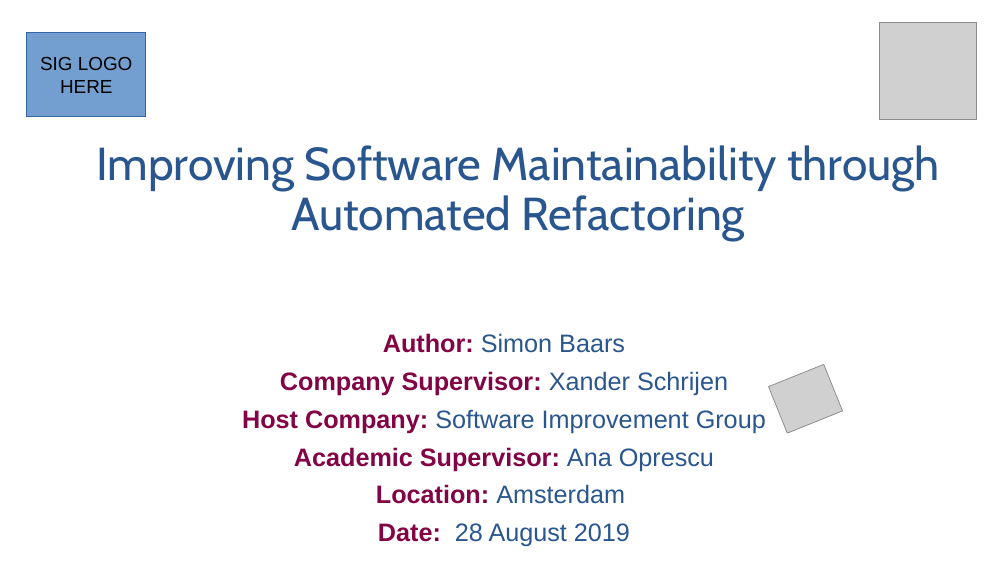
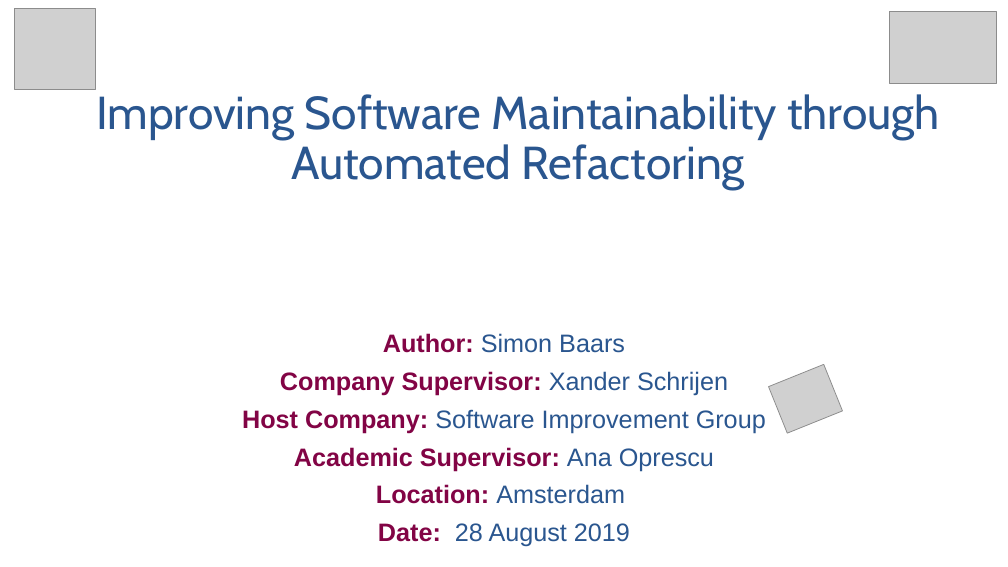
Before and after one commit to SimonBaars/Master-Thesis-Simon-Baars, a slide deck: slide 1 of presentations/FinalPresentation.odp. Drawn at 1008x567 pixels with LibreOffice and Linux fonts; fonts in the diff are those of the drawing; grey boxes stand for pictures. Boxes give left, top, right and bottom in pixels: in the first picture for what was removed or moved away, otherwise in the second. Text is boxed around its words. In the diff, an @@ line names an element or a change of style, - is before the commit and + after.

Commit message:
Progress

```diff
--- a/presentations/FinalPresentation.odp
+++ b/presentations/FinalPresentation.odp
@@ picture added at box(15, 9, 96, 90) @@
@@ picture: place and size @@
-picture at box(879, 22, 976, 119)
+picture at box(890, 12, 997, 83)
@@ rectangle removed at box(26, 33, 145, 116) @@
-SIG LOGO
-HERE
@@ title "Improving Software Maintainability through Automated ...": place and size @@
-title "Improving Software Maintainability through Automated ..." at box(96, 145, 939, 241)
+title "Improving Software Maintainability through Automated ..." at box(96, 94, 939, 190)
```
Also in this commit, not shown: 3 other slides changed, 9 slides added, 1 slide removed.
